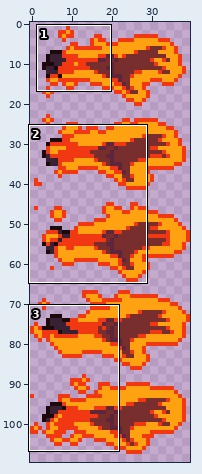
Edited in one commit: sprite sheet (Projectiles/Magic/ShinkiteTome_Proj.png). The picture above shows the old version from afar; the outline marks the close-up.
Close-up. Earlier state:
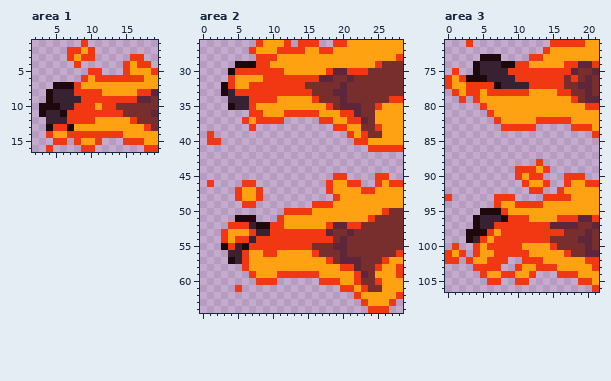
The file is 80x220 pixels, drawn in blocks of 2x2; one block is one cell here. Shown: area 1: x 2..19, y 1..16; area 2: x 0..28, y 26..64; area 3: x 0..21, y 71..106.
And afterwards:
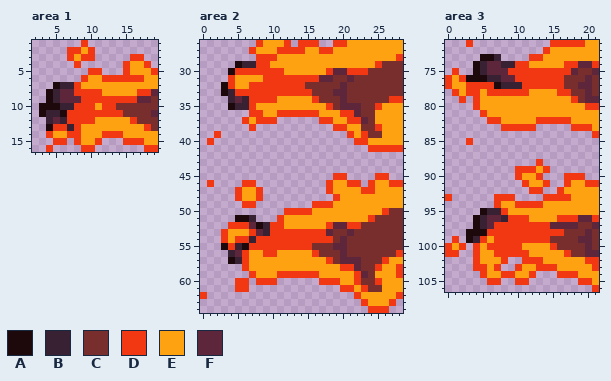
Palette (. is transparent): A #1d090c  B #372132  C #792e2e  D #f23713  E #ffa211  F #5e263b
The exact change:
Area 1:
y 4: x 17 D -> E
y 6: x 11 D -> E
y 7: x 6..7 AA -> BB
y 8: x 6..7 BB -> FF
y 9: x 6..8 BBB -> FFF
y 12: x 5 B -> F
y 13: x 7..8 AE -> BD
y 14: x 9..11 DDD -> EEE
Area 2:
y 29: x 6..7 AA -> BB
y 34: x 5 B -> F
y 36: x 11 E -> D
y 37: x 11 D -> .
y 39: x 1..2 D. -> .D
y 40: x 2 D -> .
y 46: x 24..25 .D -> DE
y 51: x 7 A -> B
y 52: x 7 B -> F; x 9 A -> B
y 53: x 8 B -> F
y 56: x 5 B -> F
y 60: x 5..6 .. -> DD
y 61: x 6 . -> D
y 62: x 0 . -> D
Area 3:
y 73: x 7 A -> B
y 74: x 6..9 BBAA -> FFBB
y 75: x 6..8 BBB -> FFF
y 76: x 8..9 BB -> FF; x 18 D -> C
y 77: x 11 B -> D
y 80: x 4..5 .D -> DE
y 81: x 5..6 .D -> DE
y 82: x 6 . -> D
y 85: x 3 . -> D
y 90: x 12 D -> E
y 95: x 6..7 AA -> BB
y 96: x 6..8 BBA -> FFB
y 97: x 6 B -> F
y 98: x 7 E -> D
y 99: x 1 . -> D
y 100: x 0..2 .D. -> DED
y 101: x 1..2 ED -> D.
y 102: x 0..1 DD -> ..; x 3..4 DE -> .D; x 6..7 DD -> EE
y 103: x 6 D -> E
